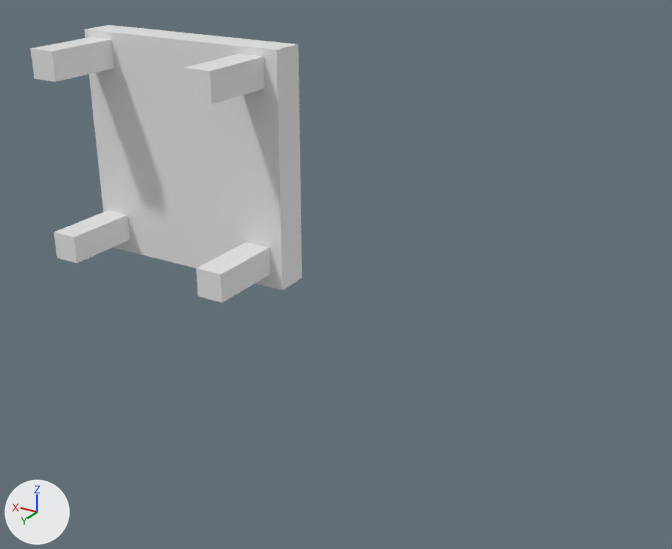
The OBJ model landstalker/data/proxies/table_713.obj, before and after one commit.
Both versions are drawn from a 50 mm camera at (187.6, 86.9, 308.2) aimed at (244.7, -8.3, 260.7). The lights are fixed; the arrows at lower left show +X, +Y and +Z. The first picture is the older version. Where no turn or scale is listed for an object, it has been applied to the vertices.

The first picture shows 'table_713'.
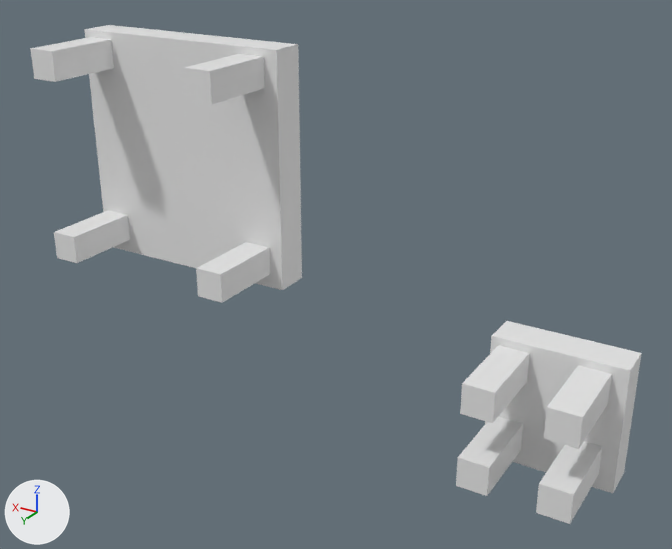
What differs and where, as boxes (x1, y1, x2, y2) in the pictures (672 x 549 px):
'table_713', reshaped (125% wider, 79% taller): before (31, 25, 302, 303); after (31, 25, 642, 524)
part 1 of me_table_713, added: after (485, 321, 642, 493)
part 2 of me_table_713, added: after (536, 442, 602, 524)
part 3 of me_table_713, added: after (456, 417, 523, 496)
part 4 of me_table_713, added: after (460, 345, 530, 423)
part 5 of me_table_713, added: after (544, 365, 612, 449)

The change, as a diff of the scene's bpy script:
```diff
--- a/landstalker/data/proxies/table_713.obj.py
+++ b/landstalker/data/proxies/table_713.obj.py
@@ me_table_713 @@
 # used by ob_table_713; location = (0.0, 0.0, 0.0)
-me_table_713.from_pydata(...)  # 40 vertices, 30 faces; spans x 255.0..288.0, y -16.0..0.0, z 255.0..288.0
+me_table_713.from_pydata(...)  # 80 vertices, 60 faces; spans x 207.0..288.0, y -16.0..0.0, z 239.0..288.0
+# me_table_713 part 1: a new loose piece, a box spanning x 207.0..224.0, y -16.0..-11.0, z 239.0..256.0
+# me_table_713 part 2: a new loose piece, a box spanning x 209.0..213.0, y -11.0..0.0, z 241.0..245.0
+# me_table_713 part 3: a new loose piece, a box spanning x 219.0..223.0, y -11.0..0.0, z 241.0..245.0
+# me_table_713 part 4: a new loose piece, a box spanning x 219.0..223.0, y -11.0..0.0, z 251.0..255.0
+# me_table_713 part 5: a new loose piece, a box spanning x 209.0..213.0, y -11.0..0.0, z 251.0..255.0
```
